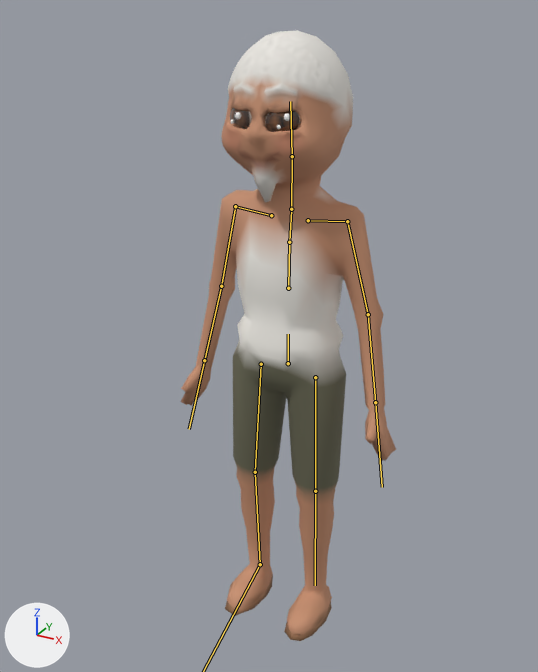
Before and after pictures for a commit that changed the glTF model assets/models/nguoi/ongbay.glb.
One viewpoint serves both versions: a 50 mm camera at (0.791, -1.54, 1.612) aimed at (-0.003, -0.097, 0.891). The lights are fixed; the arrows at lower left show +X, +Y and +Z. The picture after the commit comes second. The bones that change, and the others that lie on the model, are drawn over the model as lines.

Objects in the first picture: 'Nguoi_ongbay'.
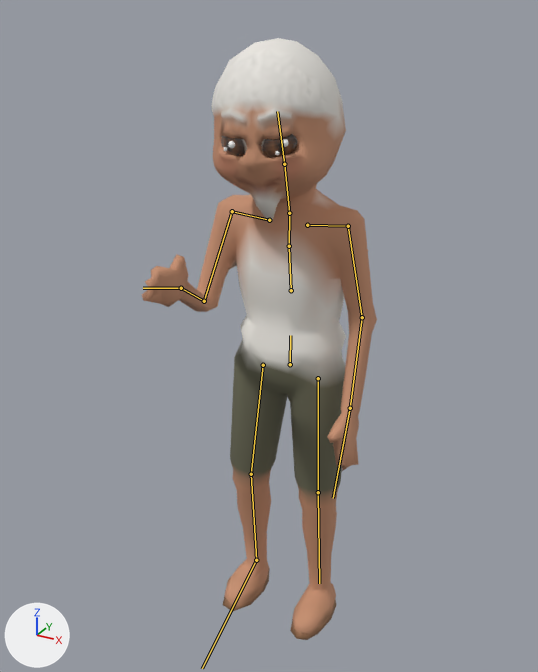
The newer file adds an action. The first version stands in its rest pose; the second is drawn at frame 44 of the action 'xach_long'.

Boxes [x1, y1, x2, y2] around the edits, measured in the pictures (538 x 672 px):
'Nguoi_ongbay', posed (9% wider): before [181, 30, 396, 641]; after [142, 38, 377, 640]
bone 'hips', root to tip: before (288, 363) to (288, 334); after (290, 364) to (290, 335)
bone 'spine', root to tip: before (288, 288) to (289, 242); after (291, 290) to (289, 246)
bone 'chest', root to tip: before (289, 242) to (291, 210); after (289, 246) to (289, 214)
bone 'upperarm.L', root to tip: before (347, 221) to (368, 314); after (348, 226) to (362, 317)
bone 'forearm.L', root to tip: before (368, 314) to (375, 402); after (362, 317) to (350, 408)
bone 'hand.L', root to tip: before (375, 402) to (382, 487); after (350, 408) to (333, 498)
bone 'upperarm.R', root to tip: before (235, 206) to (221, 286); after (232, 211) to (204, 301)
bone 'forearm.R', root to tip: before (221, 286) to (204, 360); after (204, 301) to (181, 288)
bone 'hand.R', root to tip: before (204, 360) to (189, 429); after (181, 288) to (143, 288)
bone 'neck', root to tip: before (291, 209) to (292, 156); after (289, 213) to (284, 164)
bone 'head', root to tip: before (292, 156) to (290, 101); after (284, 164) to (277, 111)
bone 'thigh.L', root to tip: before (315, 377) to (315, 491); after (318, 378) to (318, 492)
bone 'shin.L', root to tip: before (315, 491) to (315, 585); after (318, 492) to (319, 583)
bone 'thigh.R', root to tip: before (261, 364) to (255, 472); after (263, 365) to (251, 474)
bone 'shin.R', root to tip: before (255, 472) to (260, 564); after (251, 474) to (256, 560)

The change in detail:
Bone 'hips' (bone_hips) moves from (0.0, 0.0, 0.0) to (0.006, -0.002, 0.0).
Bone 'hips' (bone_hips) turns from (0, 0, 0) to (1, 1, -1) degrees about its own x, y and z.
Bone 'spine' (bone_spine) turns from (0, 0, 0) to (6, 0, 1) degrees about its own x, y and z.
Bone 'chest' (bone_chest) turns from (0, 0, 0) to (-2, 1, 0) degrees about its own x, y and z.
Bone 'upperarm.L' (bone_upperarm_l) turns from (0, 0, 0) to (-4, 8, 5) degrees about its own x, y and z.
Bone 'forearm.L' (bone_forearm_l) turns from (0, 0, 0) to (-15, 0, 0) degrees about its own x, y and z.
Bone 'hand.L' (bone_hand_l) turns from (0, 0, 0) to (-6, 10, 0) degrees about its own x, y and z.
Bone 'upperarm.R' (bone_upperarm_r) turns from (0, 0, 0) to (-30, -8, 1) degrees about its own x, y and z.
Bone 'forearm.R' (bone_forearm_r) turns from (0, 0, 0) to (-90, 0, 0) degrees about its own x, y and z.
Bone 'hand.R' (bone_hand_r) turns from (0, 0, 0) to (9, -10, 0) degrees about its own x, y and z.
Bone 'neck' (bone_neck) turns from (0, 0, 0) to (8, 2, 0) degrees about its own x, y and z.
Bone 'head' (bone_head) turns from (0, 0, 0) to (-2, 4, 0) degrees about its own x, y and z.
Bone 'thigh.L' (bone_thigh_l) turns from (0, 0, 0) to (-2, 0, -1) degrees about its own x, y and z.
Bone 'shin.L' (bone_shin_l) turns from (0, 0, 0) to (3, 0, 0) degrees about its own x, y and z.
Bone 'thigh.R' (bone_thigh_r) turns from (0, 0, 0) to (-4, 0, 1) degrees about its own x, y and z.
Bone 'shin.R' (bone_shin_r) turns from (0, 0, 0) to (6, 0, 0) degrees about its own x, y and z.
Bone 'foot.R' (bone_foot_r) turns from (0, 0, 0) to (3, 0, 0) degrees about its own x, y and z.
